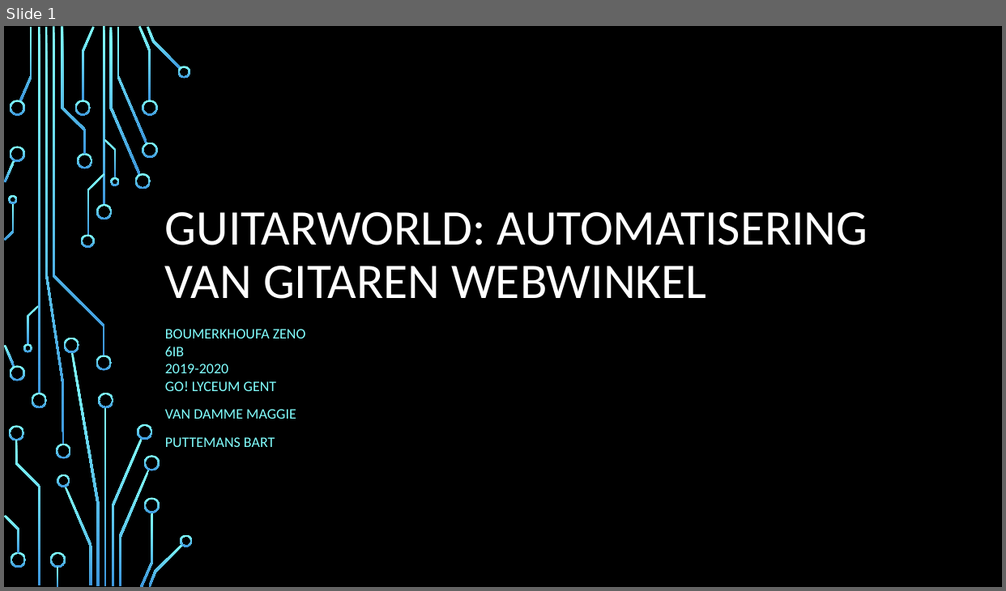
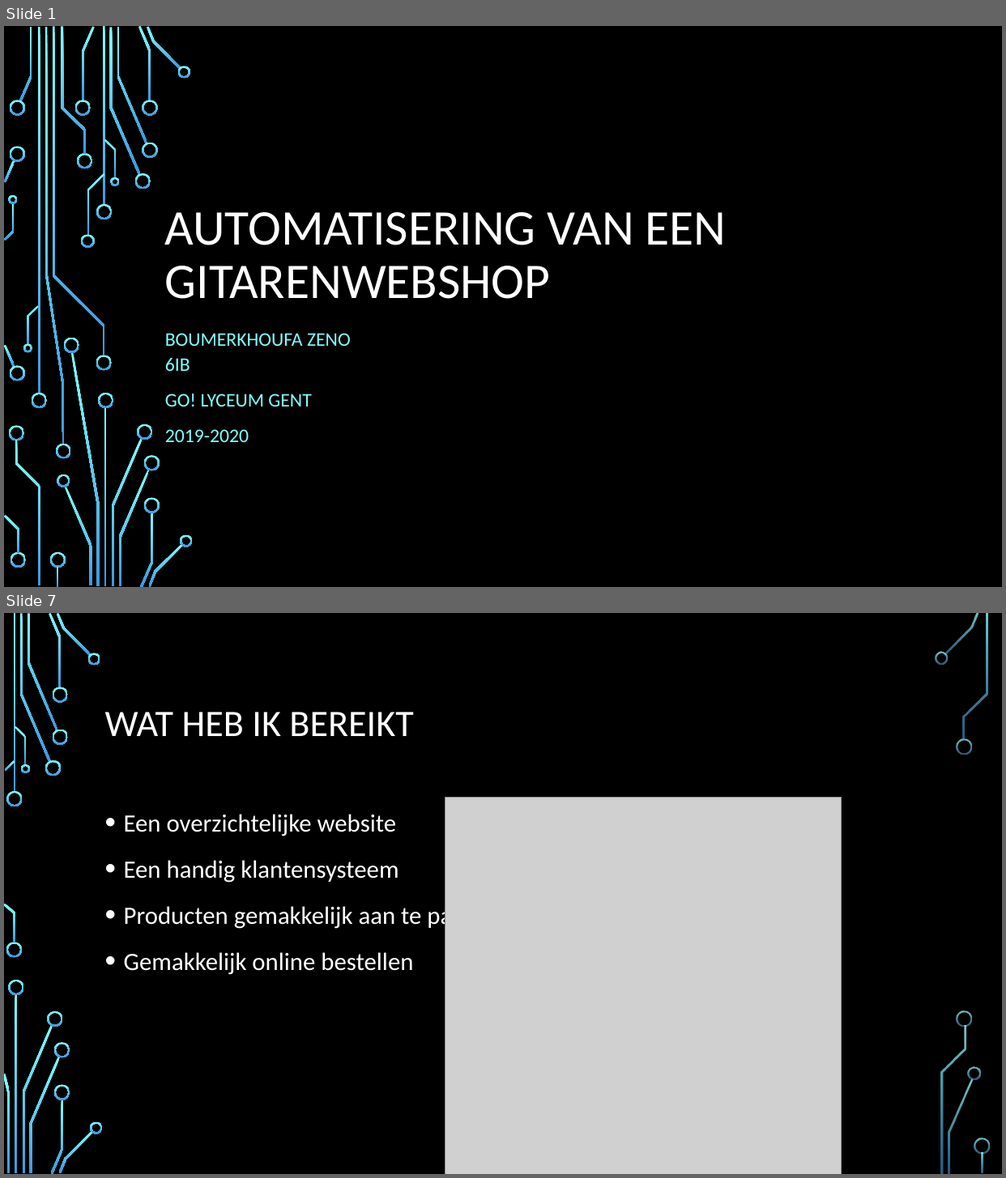
Before and after one commit to ZenoBoumerkhoufa/GuitarWorld, a slide deck: GIP/documents/Guitarworld.pptx. Shown one above the other, each under a label of ours: slide 1 before the commit, slides 1 and 7 after it; the slides between them are not shown. The pictures are 1006x591 and 1006x1178 pixels, drawn with LibreOffice and Linux fonts; fonts in the diff are those of the drawing; grey boxes stand for pictures; background and template pictures are left out. Boxes give left, top, right and bottom in pixels: in the first picture for what was removed or moved away, otherwise in the second. Text is boxed around its words. In the diff, an @@ line names an element or a change of style, - is before the commit and + after.

```diff
--- a/GIP/documents/Guitarworld.pptx
+++ b/GIP/documents/Guitarworld.pptx
@@ slide 7 added at (4, 613, 1002, 1174), background picture (left out) @@
@@ title added at (105, 712, 413, 736), 36 pt, text #FFFFFF @@
+WAT HEB IK BEREIKT
@@ picture added at (445, 797, 842, 1174) @@
@@ text added at (124, 814, 496, 975), 24 pt, text #FFFFFF @@
+• Een overzichtelijke website
+• Een handig klantensysteem
+• Producten gemakkelijk aan te passen
+• Gemakkelijk online bestellen
@@ group added at (4, 613, 990, 1174): 33 freeform shapes, 3 rectangles @@
@@ slide 1 changed as well @@
@@ title at (165, 212, 727, 299): text changed @@
-GUITARWORLD: AUTOMATISERING VAN GITAREN WEBWINKEL
+AUTOMATISERING VAN EEN GITARENWEBSHOP
@@ subtitle at (165, 333, 351, 442): text changed; size 14 to 18.5 pt @@
-BOUMERKHOUFA ZENO
-6IB
-2019-2020
-GO! LYCEUM GENT
-VAN DAMME MAGGIE
-PUTTEMANS BART
+BOUMERKHOUFA ZENO
+6IB
+GO! LYCEUM GENT
+2019-2020
```
Also in this commit, not shown: 3 other slides changed, 6 other slides added, 5 slides removed, 19 other files.
